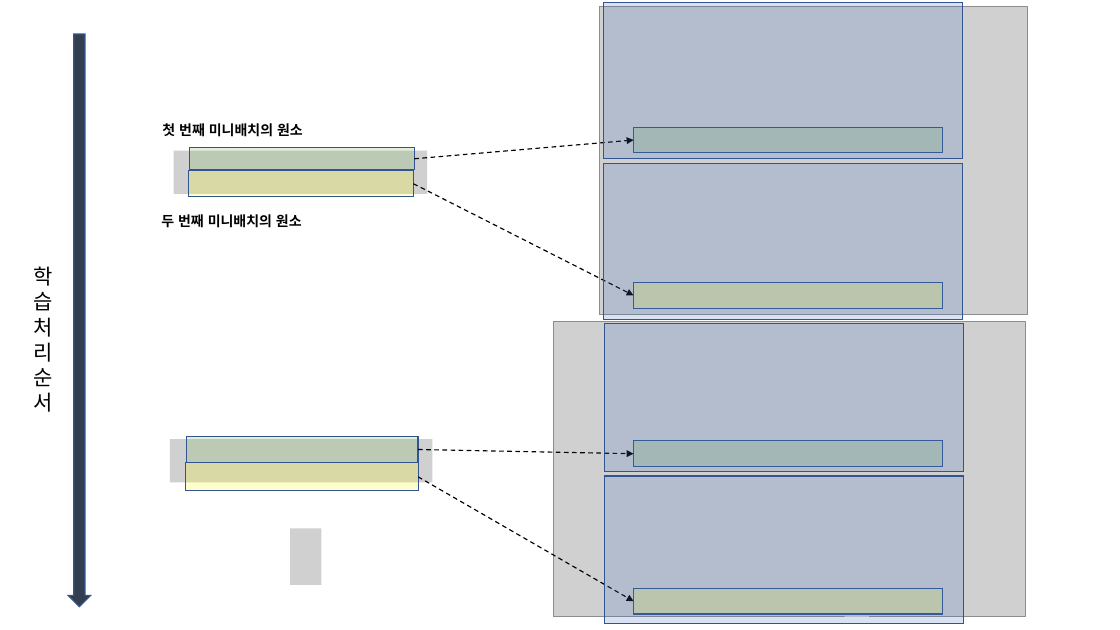
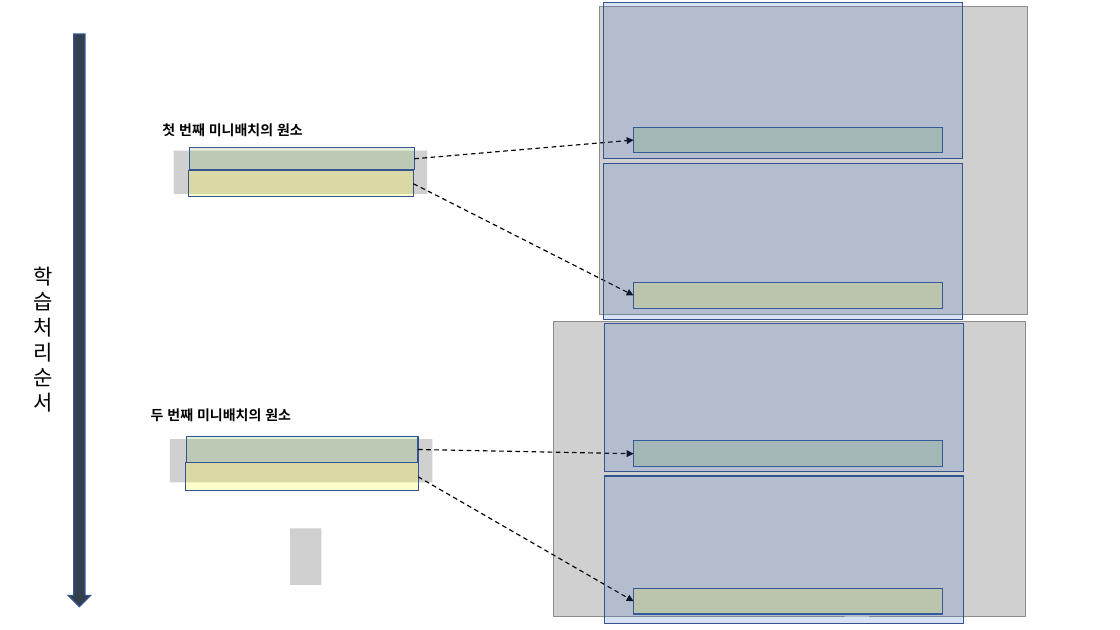
Before and after one commit to DeepHaeJoong/DeepLearningFromScratch_II, a slide deck: slide 30 of 연습용 II.pptm (slide 29 before the commit). Drawn at 1120x630 pixels with LibreOffice and Linux fonts; fonts in the diff are those of the drawing; grey boxes stand for pictures. Boxes give left, top, right and bottom in pixels: in the first picture for what was removed or moved away, otherwise in the second. Text is boxed around its words. In the diff, an @@ line names an element or a change of style, - is before the commit and + after.

```diff
--- a/연습용 II.pptm
+++ b/연습용 II.pptm
@@ text "두 번째 미니배치의 원소" moved from (x1=161, y1=214, x2=302, y2=228) to (x1=151, y1=408, x2=291, y2=422) @@
```
Also in this commit, not shown: 2 other slides changed, 9 slides added, 12 other files.
